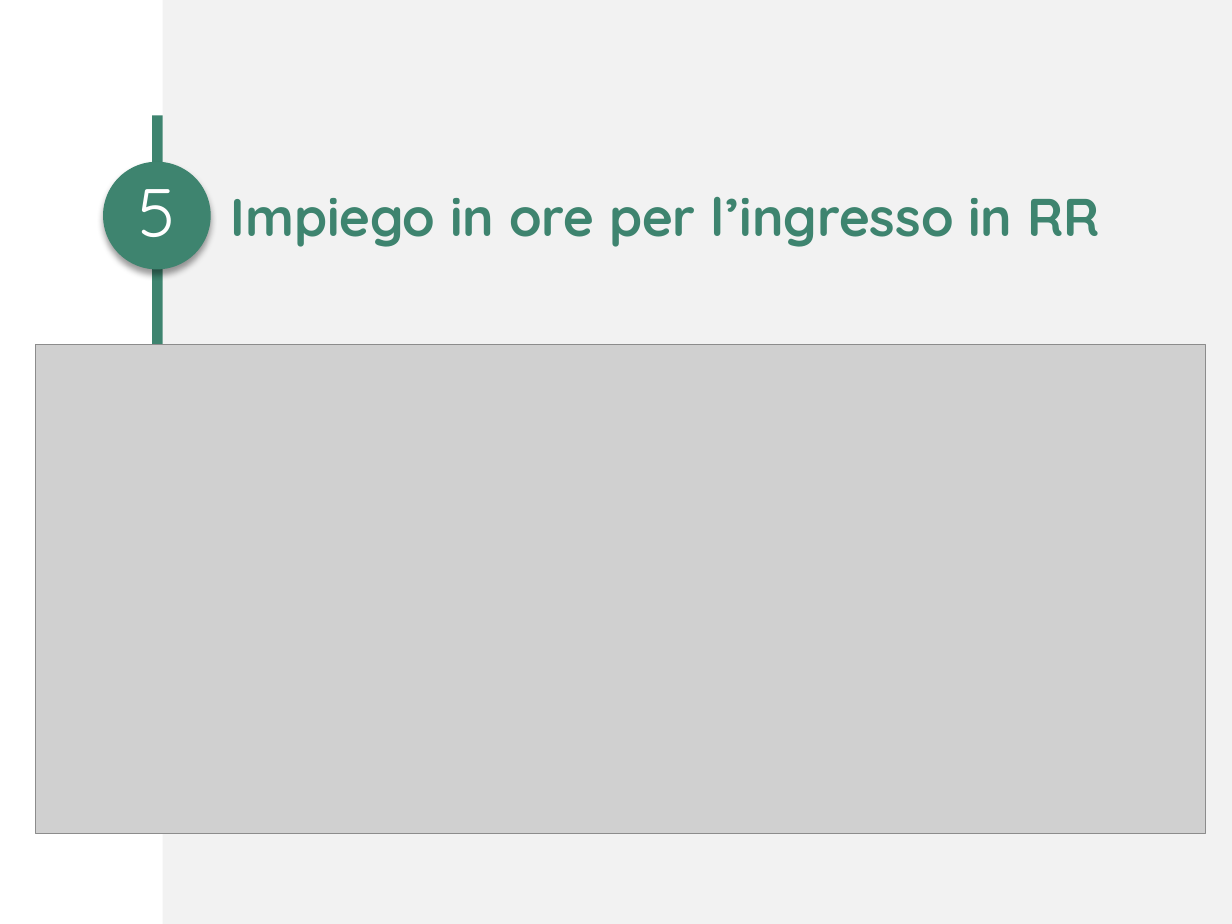
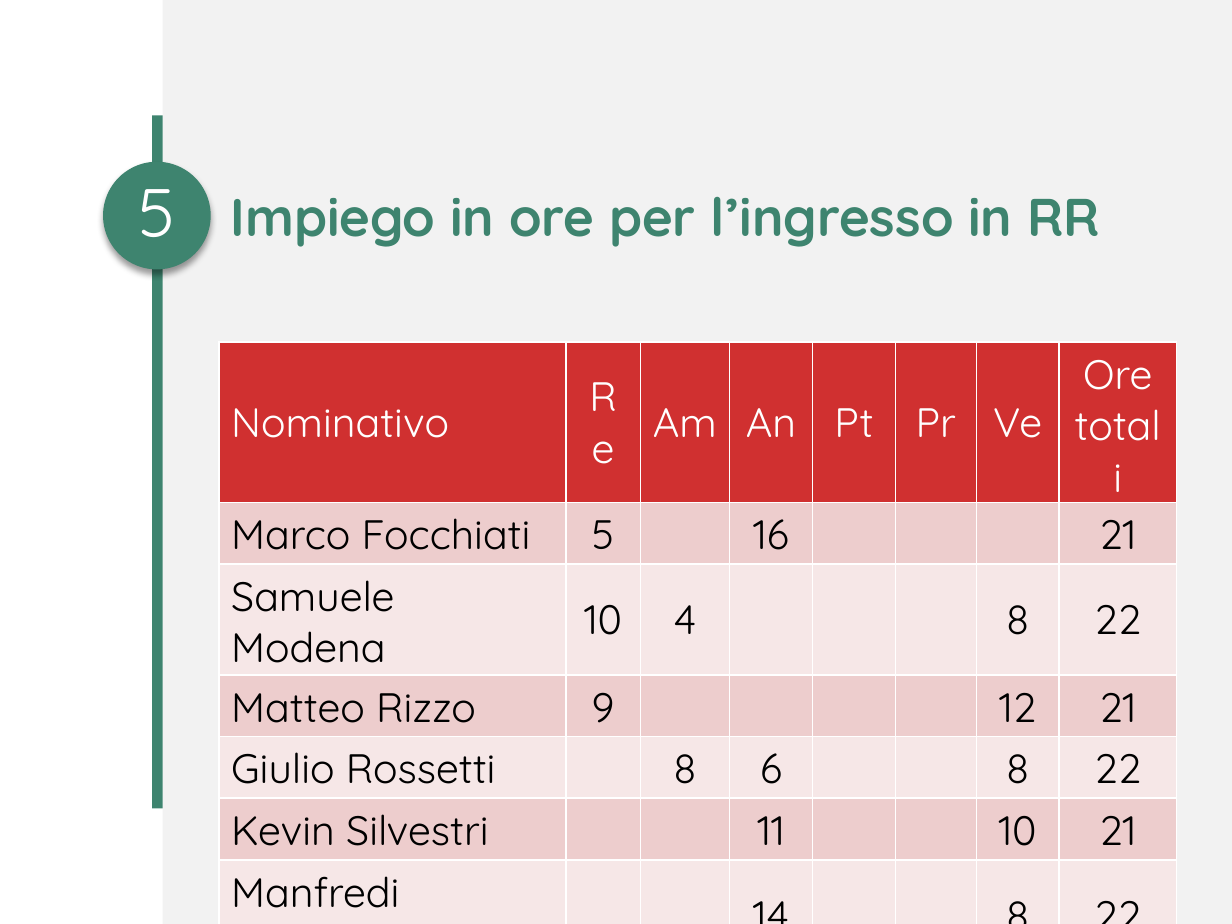
Before and after one commit to Italiaracerx/progettoSWE, a slide deck: slide 24 of Presentazione/Presentazione 26-01-2018.pptx. Drawn at 1232x924 pixels with LibreOffice and Linux fonts; fonts in the diff are those of the drawing; grey boxes stand for pictures; background and template pictures are left out. Boxes give left, top, right and bottom in pixels: in the first picture for what was removed or moved away, otherwise in the second. Text is boxed around its words. In the diff, an @@ line names an element or a change of style, - is before the commit and + after.

```diff
--- a/Presentazione/Presentazione 26-01-2018.pptx
+++ b/Presentazione/Presentazione 26-01-2018.pptx
@@ picture removed at <box>36,345,1206,834</box> @@
@@ table added at <box>219,342,1177,912</box>, 9 rows, 8 columns @@
+Nominativo | Re | Am | An | Pt | Pr | Ve | Ore totali
+Marco Focchiati | 5 |  | 16 |  |  |  | 21
+Samuele Modena | 10 | 4 |  |  |  | 8 | 22
+Matteo Rizzo | 9 |  |  |  |  | 12 | 21
+Giulio Rossetti |  | 8 | 6 |  |  | 8 | 22
+Kevin Silvestri |  |  | 11 |  |  | 10 | 21
+Manfredi Smaniotto |  |  | 14 |  |  | 8 | 22
+Cristiano Tessarolo |  | 8 | 14 |  |  |  | 22
+Ore totali ruolo | 24 | 20 | 61 |  |  | 46 | 151
```
Also in this commit, not shown: 2 other slides changed.
